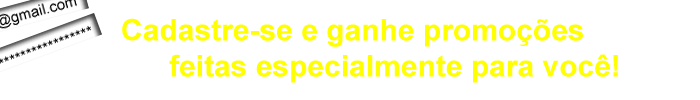
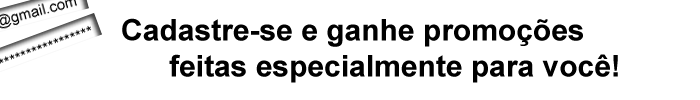
The second w=700, h=100 image is a revision of the first. Changes to its layers:
pixels changed over [122, 18, 618, 83] (layer not identified)
